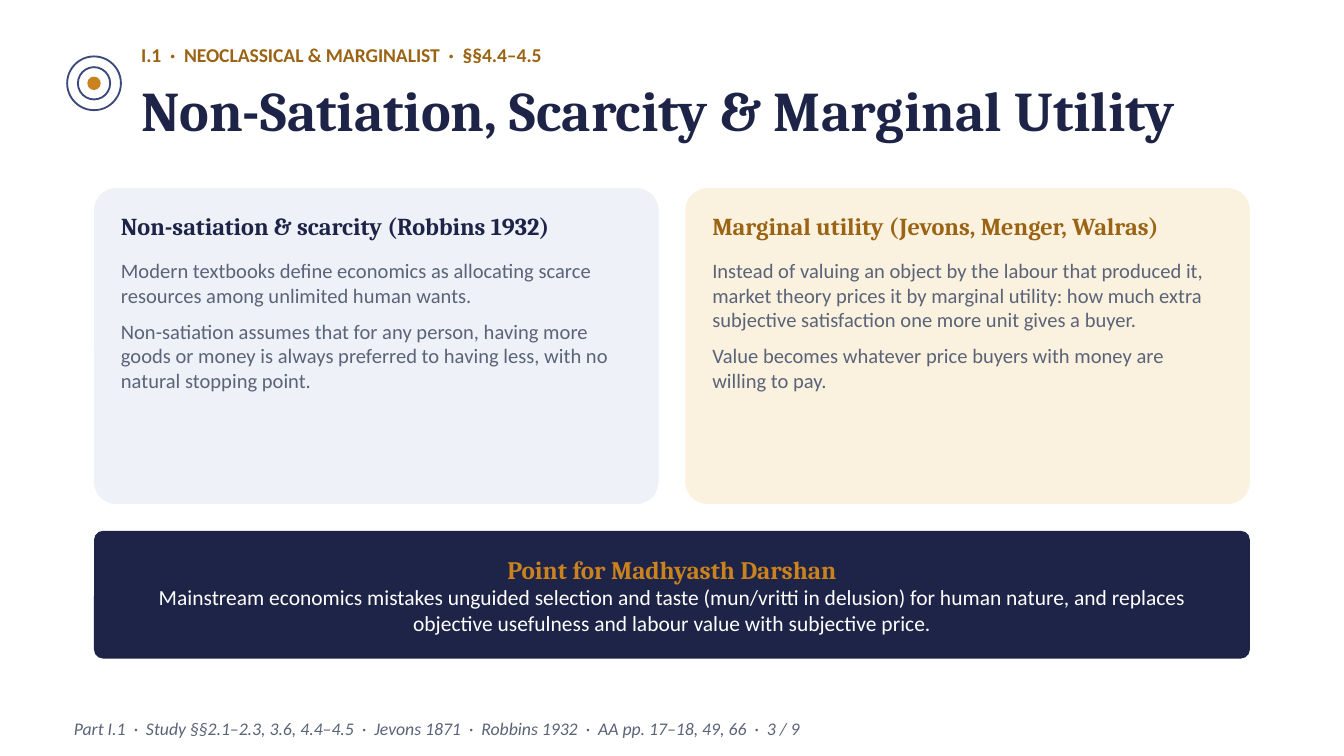
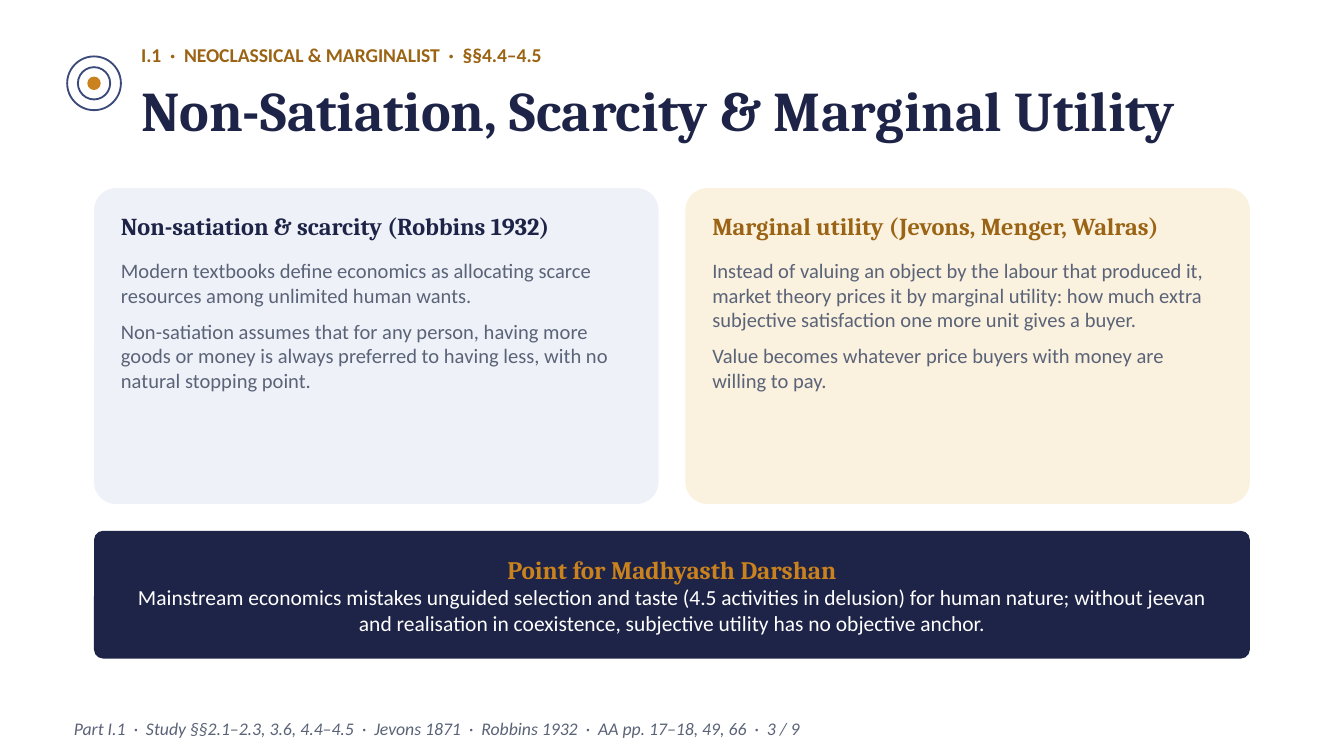
Before and after one commit to raghavamohan/AnalyticMadhyasthDarshan, a slide deck: slide 3 of Studies/Prosperity-Economics-And-Right-Use/Modern-Economic-Concepts-For-Madhyasth-Darshan-Readers.pptx. Drawn at 1344x756 pixels with LibreOffice and Linux fonts; fonts in the diff are those of the drawing. Boxes give left, top, right and bottom in pixels: in the first picture for what was removed or moved away, otherwise in the second. Text is boxed around its words. In the diff, an @@ line names an element or a change of style, - is before the commit and + after.

Commit message:
Update Prosperity Economics presentation decks for Earth-scale vision and 10-tier AI backbone

```diff
--- a/Studies/Prosperity-Economics-And-Right-Use/Modern-Economic-Concepts-For-Madhyasth-Darshan-Readers.pptx
+++ b/Studies/Prosperity-Economics-And-Right-Use/Modern-Economic-Concepts-For-Madhyasth-Darshan-Readers.pptx
@@ text at [138,589,1205,635]: text changed @@
-Mainstream economics mistakes unguided selection and taste (mun/vritti in delusion) for human nature, and replaces objective usefulness and labour value with subjective price.
+Mainstream economics mistakes unguided selection and taste (4.5 activities in delusion) for human nature; without jeevan and realisation in coexistence, subjective utility has no objective anchor.
```
Also in this commit, not shown: 1 other slide changed, 2 other files.
